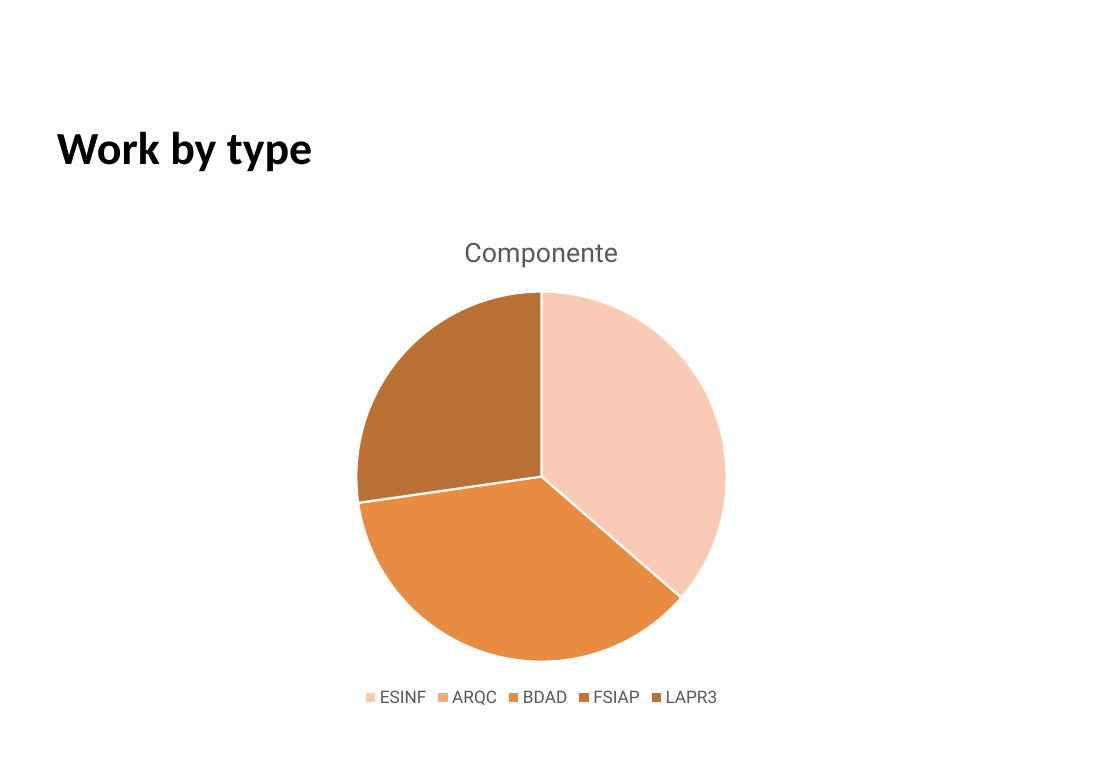
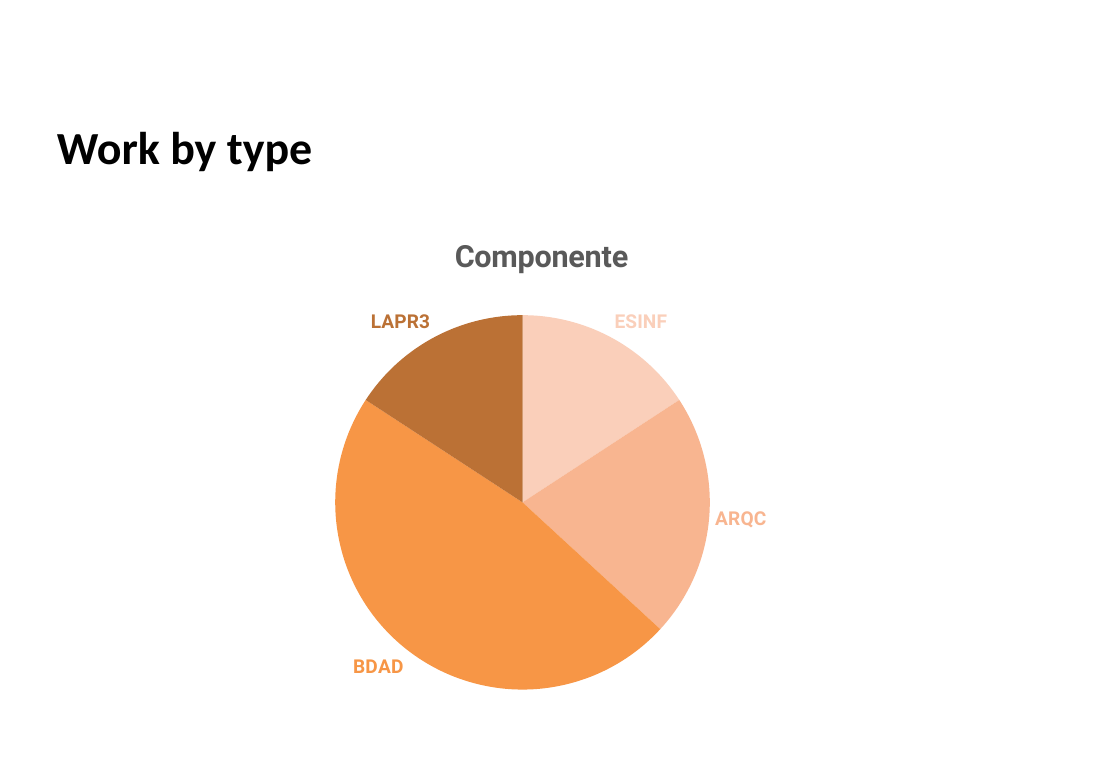
Before and after one commit to Diogosadias/LEI_PI_SEM3, a slide deck: slide 7 of docs/Sprint3/LAPR3 - Sprint 3 Status Report.pptx (slide 6 before the commit). Drawn at 1120x775 pixels with LibreOffice and Linux fonts; fonts in the diff are those of the drawing; background and template pictures are left out. Boxes give left, top, right and bottom in pixels: in the first picture for what was removed or moved away, otherwise in the second. Text is boxed around its words. In the diff, an @@ line names an element or a change of style, - is before the commit and + after.

```diff
--- a/docs/Sprint3/LAPR3 - Sprint 3 Status Report.pptx
+++ b/docs/Sprint3/LAPR3 - Sprint 3 Status Report.pptx
@@ pie chart at box(169, 215, 915, 713) @@
-Series 1: 36, 0, 36, 0, 27
+Series 1: 16, 21, 47, 0, 16
@@ data labels of Series 1 added @@
@@ colours of single points changed @@
@@ legend changed @@
```
Also in this commit, not shown: 6 other slides changed, 1 slide added.
